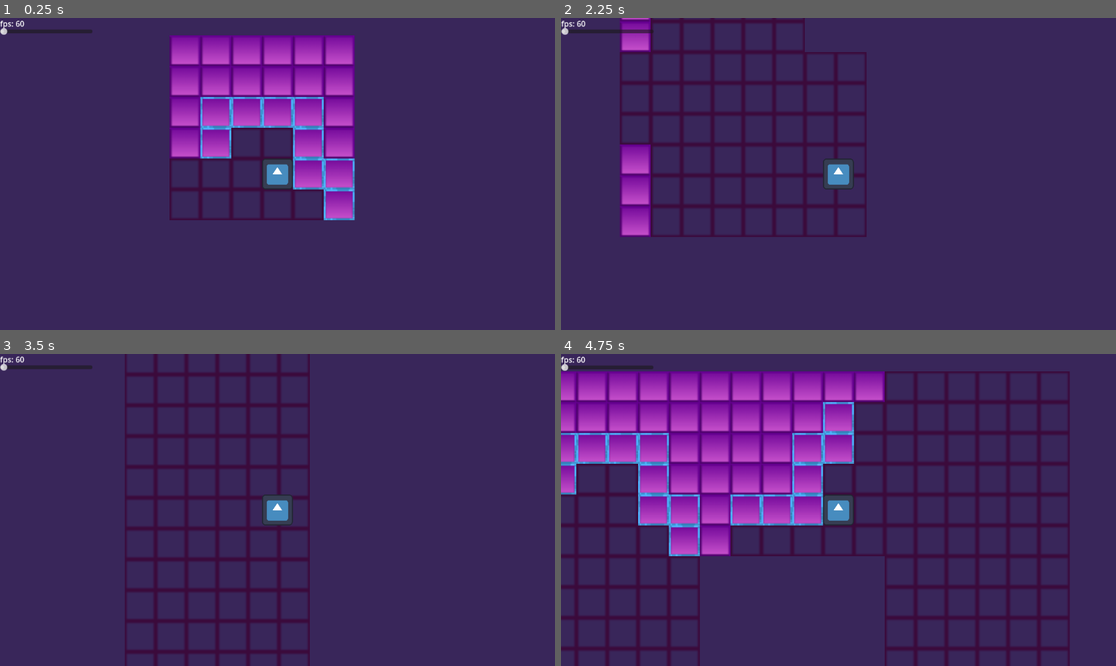
Above: before the commit, frames 1-4 (two rows, left to right).
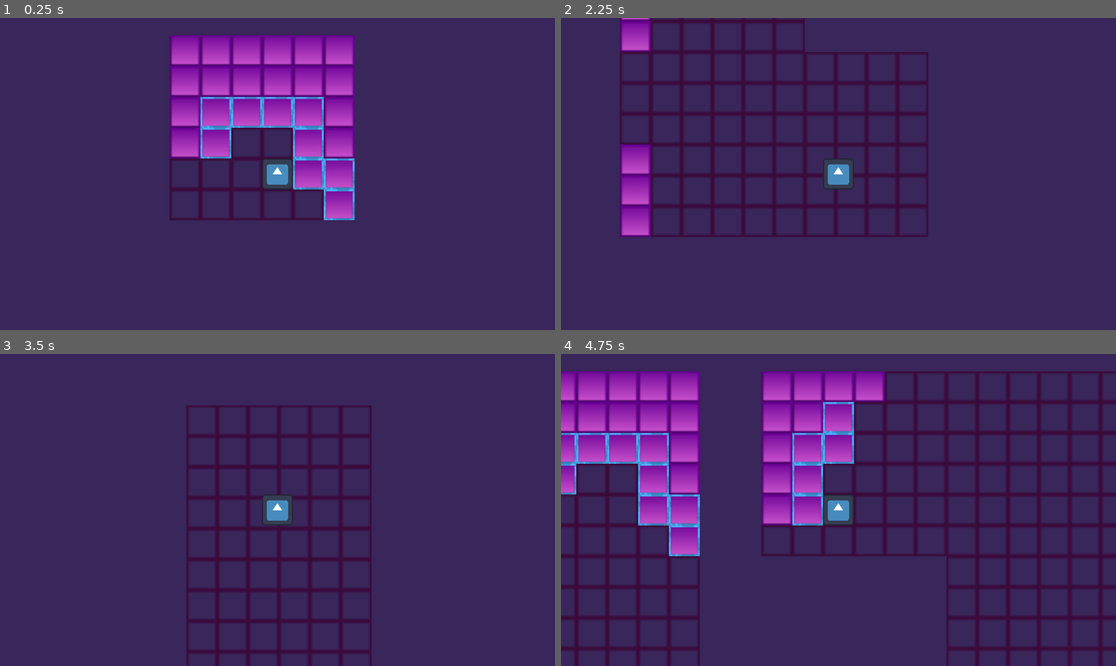
Above: after the commit, the same moments.

Repository: ninjassifi/Insanifactor
Game: Godot game, scene res://Main.tscn
The game is run twice, just before and just after one commit, with the same random seed, the same clock (stepped at 60 frames per second) and the same inputs. The engine's default icon, where the game draws it, is replaced by a stand-in: a white triangle on a blue panel in a dark square.
Inputs:
- Up to frame 1 (0.25 s): no input
- Up to frame 2 (2.25 s): tap Enter at 0.5 s; hold D (moveRight) 0.53-1.28 s; tap Space at 1.25 s; hold S (moveDown) 1.28-2.03 s; hold D (moveRight) from 2.03 s (still down)
- Up to frame 3 (3.5 s): release D (moveRight) at 2.78 s; hold W (moveUp) from 2.78 s (still down)
- Up to frame 4 (4.75 s): release W (moveUp) at 3.53 s; hold A (moveLeft) from 3.53 s (still down); tap Enter at 4.25 s

The runs differ from the first frame. In frame 1, 0.2% of the frame differs, in the area x 0-17%, y 0-6%; in frame 2, 1.3%; in frame 3, 4.0%; in frame 4, 8.4%, in the area x 0-100%, y 0-100%.

Commit message:
Update 1.06
Fixed ui not working, I put them in the wrong order in the scene tree
Biomes coming up very soon

Diff:
--- a/Insanifactor GD/Main.tscn
+++ b/Insanifactor GD/Main.tscn
@@ -53,38 +53,6 @@
 [node name="Main" type="Node2D"]
 script = ExtResource("1_4rfff")
 
-[node name="Ui" parent="." instance=ExtResource("1_ama7d")]
-top_level = true
-anchors_preset = 9
-anchor_right = 0.0
-offset_left = -512.0
-offset_top = -324.0
-offset_right = -512.0
-offset_bottom = -324.0
-grow_horizontal = 1
-script = ExtResource("3_lg28v")
-
-[node name="FPS" type="Label" parent="Ui"]
-layout_mode = 1
-anchors_preset = -1
-anchor_right = 0.035
-anchor_bottom = 0.035
-offset_right = -0.32
-offset_bottom = 0.32
-script = ExtResource("4_0wuh4")
-
-[node name="ChunkRadius" type="HSlider" parent="Ui"]
-layout_mode = 0
-offset_top = 20.0
-offset_right = 192.0
-offset_bottom = 36.0
-
-[node name="Player" parent="." instance=ExtResource("3_du2w6")]
-position = Vector2(8, 0)
-speed = 1148
-
-[node name="Camera" type="Camera2D" parent="Player"]
-
 [node name="Terrain" type="TileMap" parent="."]
 show_behind_parent = true
 z_as_relative = false
@@ -99,10 +67,47 @@
 [node name="Sky color" type="ColorRect" parent="Terrain"]
 z_index = -1
 material = SubResource("ShaderMaterial_7wxjv")
-offset_left = -74563.5
-offset_top = -25232.0
-offset_right = 45769.5
-offset_bottom = 46887.0
+offset_left = -60987.5
+offset_top = -30924.0
+offset_right = 59345.5
+offset_bottom = 41195.0
 color = Color(0.905882, 0.482353, 1, 1)
 
-[connection signal="value_changed" from="Ui/ChunkRadius" to="." method="onChunkRadiusChanged"]
+[node name="Player" parent="." instance=ExtResource("3_du2w6")]
+position = Vector2(8, 0)
+speed = 1148
+
+[node name="Camera" type="Camera2D" parent="Player"]
+
+[node name="CanvasLayer" type="CanvasLayer" parent="."]
+layer = 6
+
+[node name="Ui" parent="CanvasLayer" instance=ExtResource("1_ama7d")]
+process_priority = 1
+top_level = true
+anchors_preset = 9
+anchor_right = 0.0
+offset_left = -512.0
+offset_top = -324.0
+offset_right = -512.0
+offset_bottom = -324.0
+grow_horizontal = 1
+script = ExtResource("3_lg28v")
+
+[node name="FPS" type="Label" parent="CanvasLayer/Ui"]
+layout_mode = 1
+anchors_preset = -1
+anchor_right = 0.035
+anchor_bottom = 0.035
+offset_right = -0.32
+offset_bottom = 0.32
+script = ExtResource("4_0wuh4")
+
+[node name="ChunkRadius" type="HSlider" parent="CanvasLayer/Ui"]
+layout_mode = 0
+offset_top = 20.0
+offset_right = 192.0
+offset_bottom = 36.0
+tick_count = 10
+
+[connection signal="value_changed" from="CanvasLayer/Ui/ChunkRadius" to="." method="onChunkRadiusChanged"]
--- a/Insanifactor GD/Scripts/Main.gd
+++ b/Insanifactor GD/Scripts/Main.gd
@@ -17,7 +17,10 @@
 
 	terrain.setChunkRadius(chunkRadius);
 
-	var playerPos = terrain.getPositionToTile(player.position + Vector2(playerWidth / 2, playerHeight / 2));
+	#  Vector2(terrain.chunkSizeX * 32 / 2, terrain.chunkSizeY * 32 / 2) means add 2/1 tiles to the player pos
+	var playerPos = terrain.getPositionToTile(player.position + Vector2(playerWidth / 2, playerHeight / 2) + Vector2(terrain.chunkSizeX * 32 + 32, terrain.chunkSizeY * 32 / 2));
+
+
 
 	print(playerPos);
 	# Generate chunks at player
--- a/Insanifactor GD/Scripts/TileMap.gd
+++ b/Insanifactor GD/Scripts/TileMap.gd
@@ -103,6 +103,9 @@
 				tileType[Vector2i(tilePos.x + x, tilePos.y + y)] = TileType.AIR;
 				tileExact[Vector2i(tilePos.x + x, tilePos.y + y)] = TileExact.CLEAR_FLOOR;
 
+func fillArea(tilePos1 : Vector2i, tilePos2 : Vector2i, Tile):
+	pass
+
 func setPhysicsRadius(radius : int, tilePos : Vector2i):
 	# For every tile in a radius
 	# (physicsRadius is (center - radius) + 1 to (center + radius) - 1)
